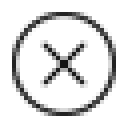
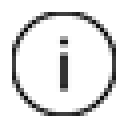
Layered file, before and after one edit (128x128). Changes by layer:
hid "Cancel-50" over 12, 12, 116, 116
added layer "Info-50" above "Edit User-50" over 12, 12, 116, 116
